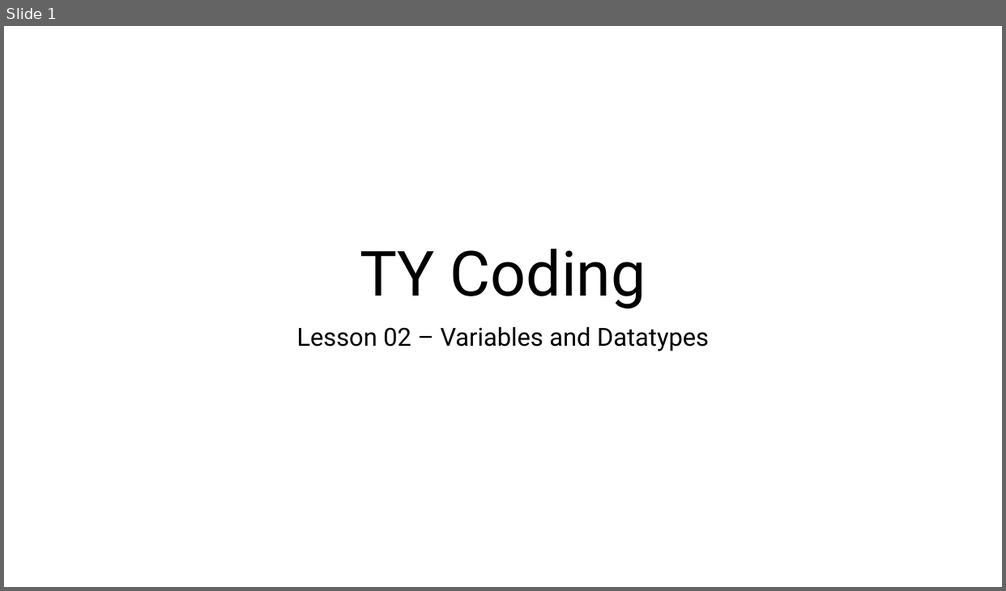
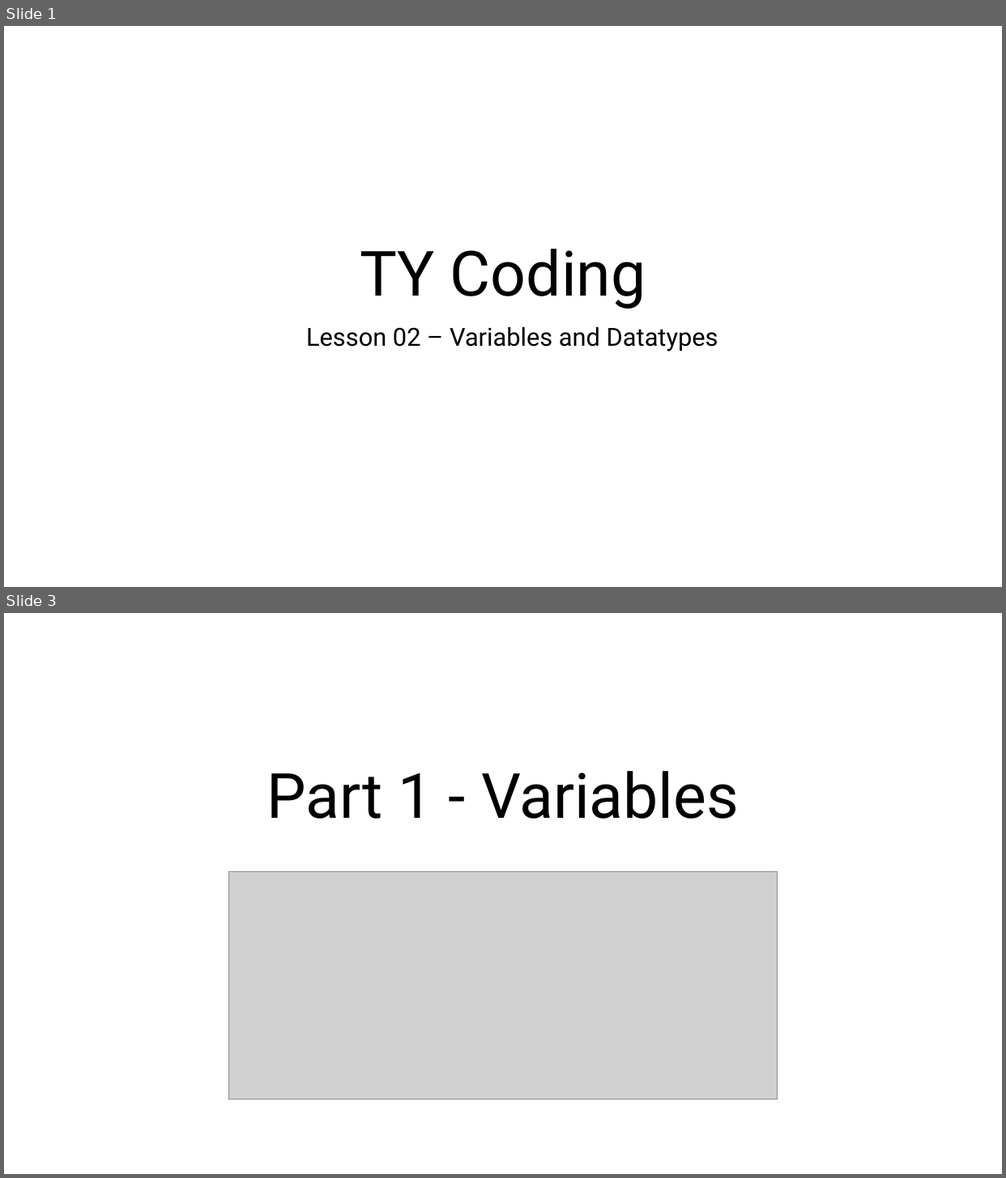
Before and after one commit to JFinnTeacher/TY-Introduction-to-Coding-with-Python, a slide deck: Lesson 02 - Datatypes and Variables/Teaching Resources/Lesson 02 Variables and Datatypes.pptx. Shown one above the other, each under a label of ours: slide 1 before the commit, slides 1 and 3 after it; the slides between them are not shown. The pictures are 1006x591 and 1006x1178 pixels, drawn with LibreOffice and Linux fonts; fonts in the diff are those of the drawing; grey boxes stand for pictures; background and template pictures are left out. Boxes give left, top, right and bottom in pixels: in the first picture for what was removed or moved away, otherwise in the second. Text is boxed around its words. In the diff, an @@ line names an element or a change of style, - is before the commit and + after.

Commit message:
Added lessons 2 and 3

```diff
--- a/Lesson 02 - Datatypes and Variables/Teaching Resources/Lesson 02 Variables and Datatypes.pptx
+++ b/Lesson 02 - Datatypes and Variables/Teaching Resources/Lesson 02 Variables and Datatypes.pptx
@@ slide 3 added at (x1=4, y1=613, x2=1002, y2=1174), background #FFFFFF @@
@@ text added at (x1=266, y1=771, x2=739, y2=819), 60 pt, text #000000 @@
+Part 1 - Variables
@@ picture added at (x1=228, y1=872, x2=778, y2=1100) @@
@@ slide 1 changed as well @@
@@ subtitle "Lesson 02 – Variables and ..." at (x1=306, y1=327, x2=718, y2=352): indent changed @@
```
Also in this commit, not shown: 12 other slides added, 17 other files.
